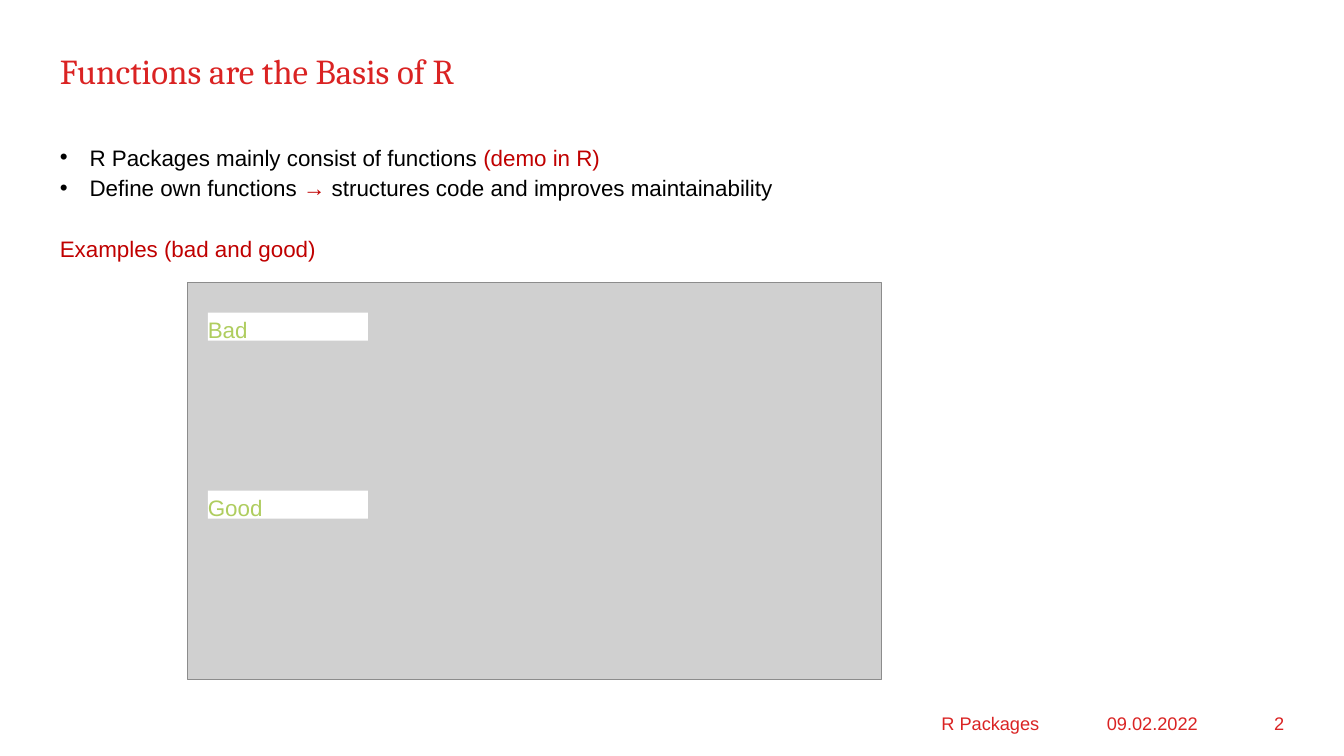
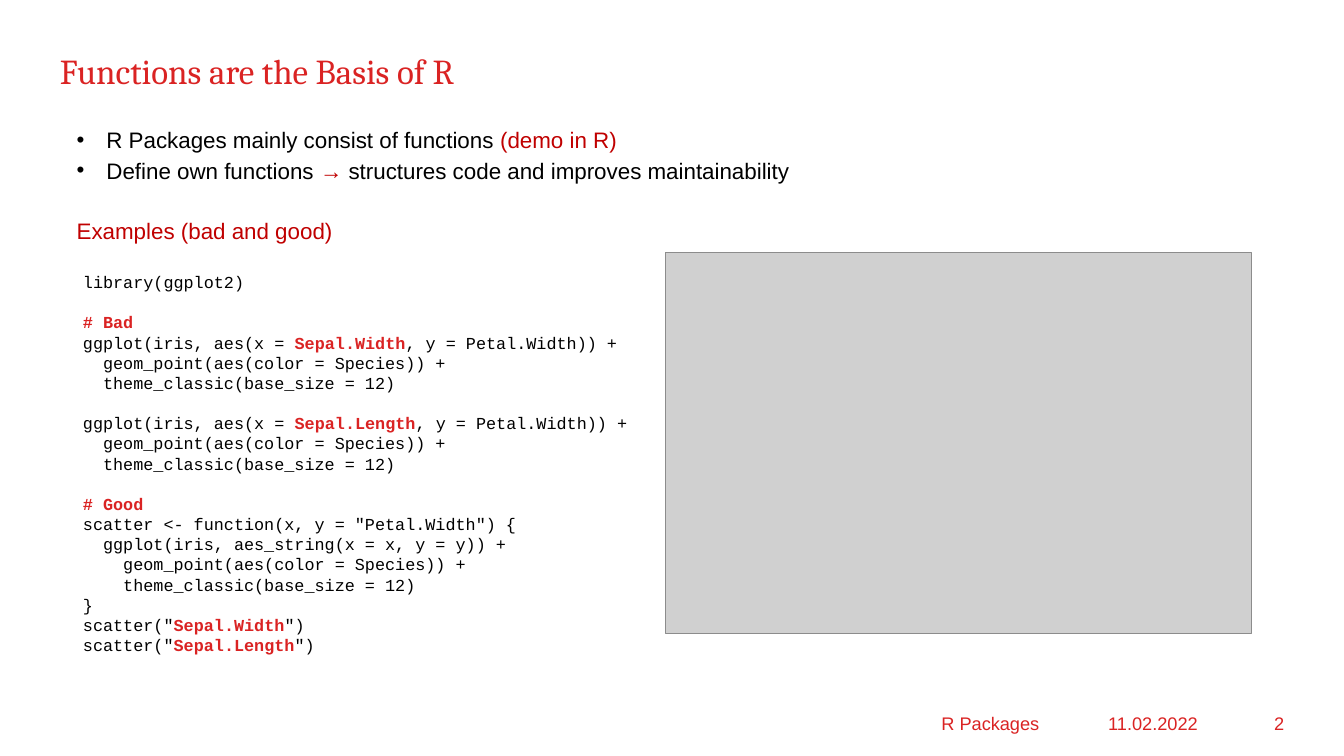
Before and after one commit to mayer79/apero, a slide deck: slide 2 of RPackage_en.pptx. Drawn at 1344x756 pixels with LibreOffice and Linux fonts; fonts in the diff are those of the drawing; grey boxes stand for pictures; background and template pictures are left out. Boxes give left, top, right and bottom in pixels: in the first picture for what was removed or moved away, otherwise in the second. Text is boxed around its words. In the diff, an @@ line names an element or a change of style, - is before the commit and + after.

```diff
--- a/RPackage_en.pptx
+++ b/RPackage_en.pptx
@@ text "R Packages mainly consist of ...": place and size @@
-text "R Packages mainly consist of ..." at [60,149,772,262]
+text "R Packages mainly consist of ..." at [77,131,789,244]
@@ picture added at [665,253,1252,633] @@
@@ text added at [83,276,607,655], 12 pt, text #000000 @@
+library(ggplot2)
+# Bad
+ggplot(iris, aes(x = Sepal.Width, y = Petal.Width)) +
+geom_point(aes(color = Species)) +
+theme_classic(base_size = 12)
+ggplot(iris, aes(x = Sepal.Length, y = Petal.Width)) +
+geom_point(aes(color = Species)) +
+theme_classic(base_size = 12)
+# Good
+scatter <- function(x, y = "Petal.Width") {
+ggplot(iris, aes_string(x = x, y = y)) +
+geom_point(aes(color = Species)) +
+theme_classic(base_size = 12)
+}
+scatter("Sepal.Width")
+scatter("Sepal.Length")
@@ picture removed at [188,283,881,681] @@
@@ rectangle removed at [208,313,368,341] @@
-Bad
@@ rectangle removed at [208,491,368,519] @@
-Good
@@ text at [1108,717,1198,730]: text changed @@
-09.02.2022
+11.02.2022
```
Also in this commit, not shown: 6 other slides changed.
